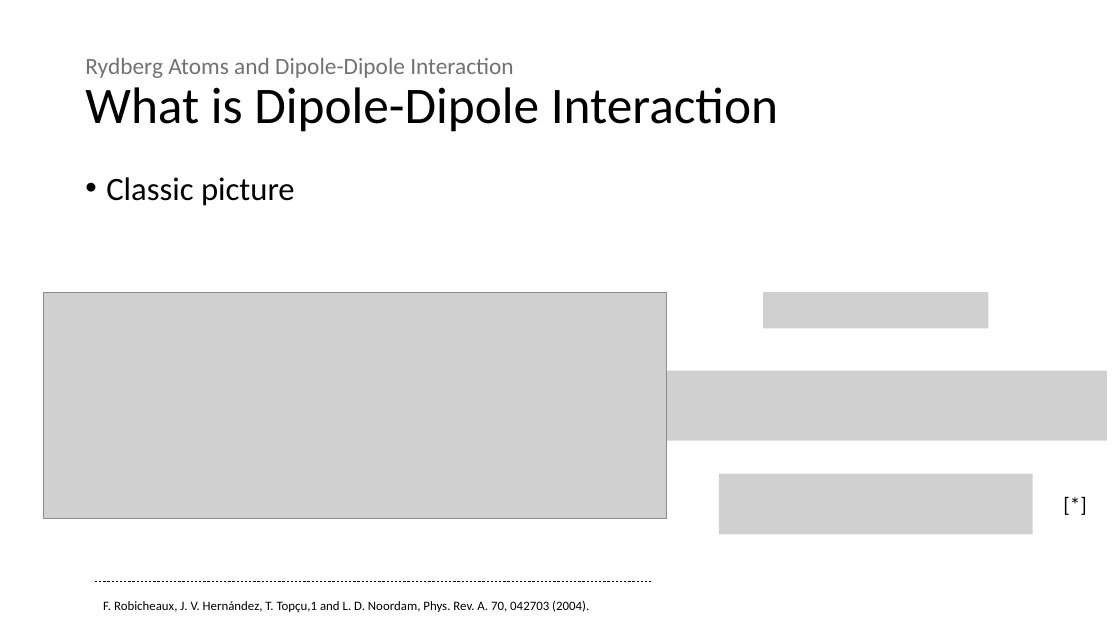
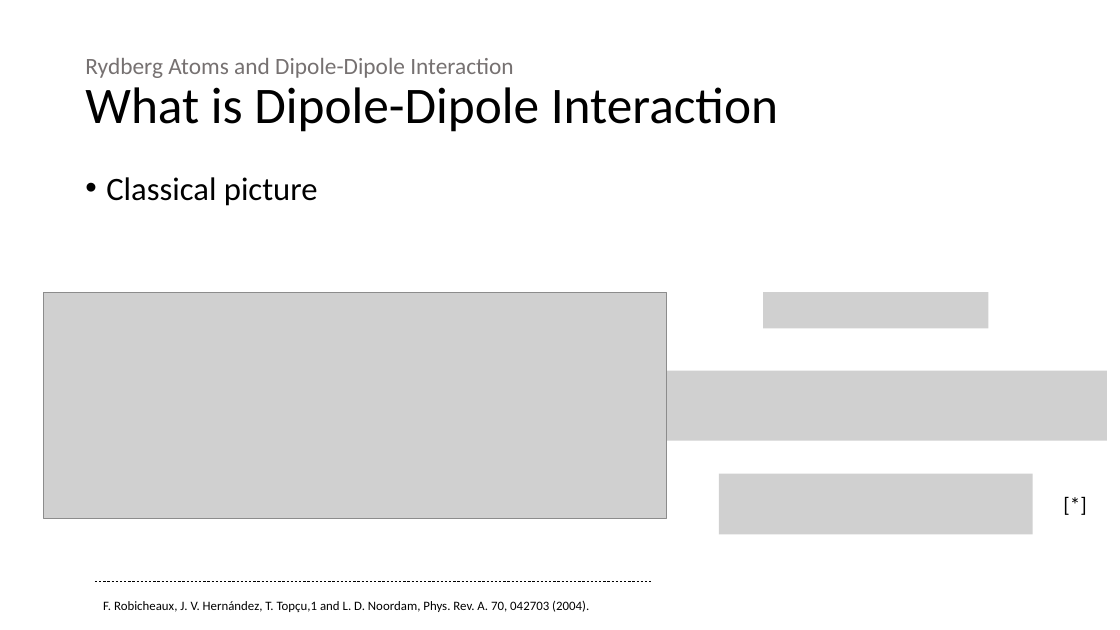
Before and after one commit to 545zhou/PHD-thesis, a slide deck: slide 4 of Presentation1.pptx. Drawn at 1120x630 pixels with LibreOffice and Linux fonts; fonts in the diff are those of the drawing; grey boxes stand for pictures. Boxes give left, top, right and bottom in pixels: in the first picture for what was removed or moved away, otherwise in the second. Text is boxed around its words. In the diff, an @@ line names an element or a change of style, - is before the commit and + after.

```diff
--- a/Presentation1.pptx
+++ b/Presentation1.pptx
@@ text at <box>106,177,318,206</box>: text changed @@
-• Classic picture
+• Classical picture
```
Also in this commit, not shown: 5 other slides changed, 1 slide added, 3 other files.
